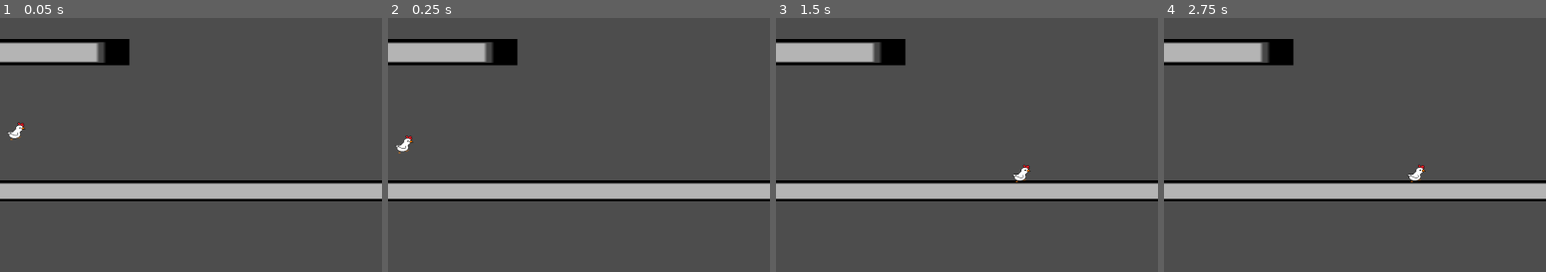
Above: before the commit, frames 1-4 (left to right).
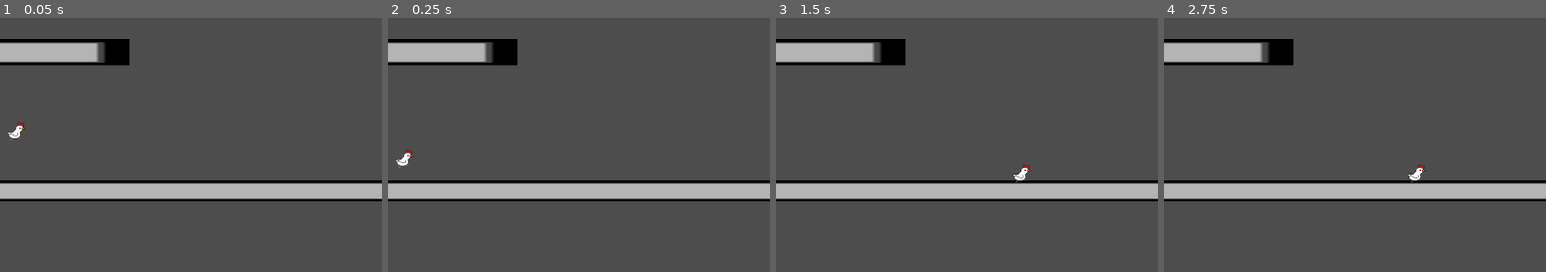
Above: after the commit, the same moments.

Repository: AubreyL1/Wingspan
Game: Godot game, scene res://testscene1.tscn
Same seed, same stepped clock (60 frames per second), same inputs: the game is played once before the commit and once after it.
Inputs:
- Up to frame 1 (0.05 s): no input
- Up to frame 2 (0.25 s): no input
- Up to frame 3 (1.5 s): tap Enter (ui_accept) at 0.5, 0.77 s; hold Right (ui_right) from 0.53 s (still down)
- Up to frame 4 (2.75 s): tap Enter (ui_accept) at 1.52, 2 s; release Right (ui_right) at 2.03 s; hold Left (ui_left) from 2.03 s (still down)
The pictures show only the part of the screen within x 49-99%, y 42-92%; the shares and areas given below are measured in that part.

The runs differ from the first frame. In frame 1, less than 0.1% of the frame differs, in the area x 2-7%, y 41-48%; in frame 2, 0.3%, in the area x 2-7%, y 46-60%; in frame 3, less than 0.1%; in frame 4, nothing differs.

Commit message:
edited gravity

Diff:
--- a/palyer.gd
+++ b/palyer.gd
@@ -1,12 +1,14 @@
 extends CharacterBody2D
 
 
-const JUMP_VELOCITY = -600.0
+const JUMP_VELOCITY = -60
 
 var lastDir = 0
 var speed = 10
 var dashing = false
 var dashTime = 0
+var grounded = false
+var accelerationGravity = 0
 
 # Get the gravity from the project settings to be synced with RigidBody nodes.
 var gravity = ProjectSettings.get_setting("physics/2d/default_gravity")
@@ -15,11 +17,17 @@
 func _physics_process(delta):
 	# Add the gravity.
 	if not is_on_floor()&&!dashing:
-		velocity.y += gravity * delta
+		accelerationGravity += 3
+		velocity.y += gravity * delta + accelerationGravity
 
 	# Handle jump.
-	if Input.is_action_pressed("ui_up") and is_on_floor():
-		velocity.y = JUMP_VELOCITY
+	if Input.is_action_pressed("ui_up"):
+		velocity.y += JUMP_VELOCITY+(-50+accelerationGravity)
+		grounded = false
+
+	if is_on_floor():
+		accelerationGravity = 0
+		grounded = true
 
 	# Get the input direction and handle the movement/deceleration.
 	# As good practice, you should replace UI actions with custom gameplay actions.
